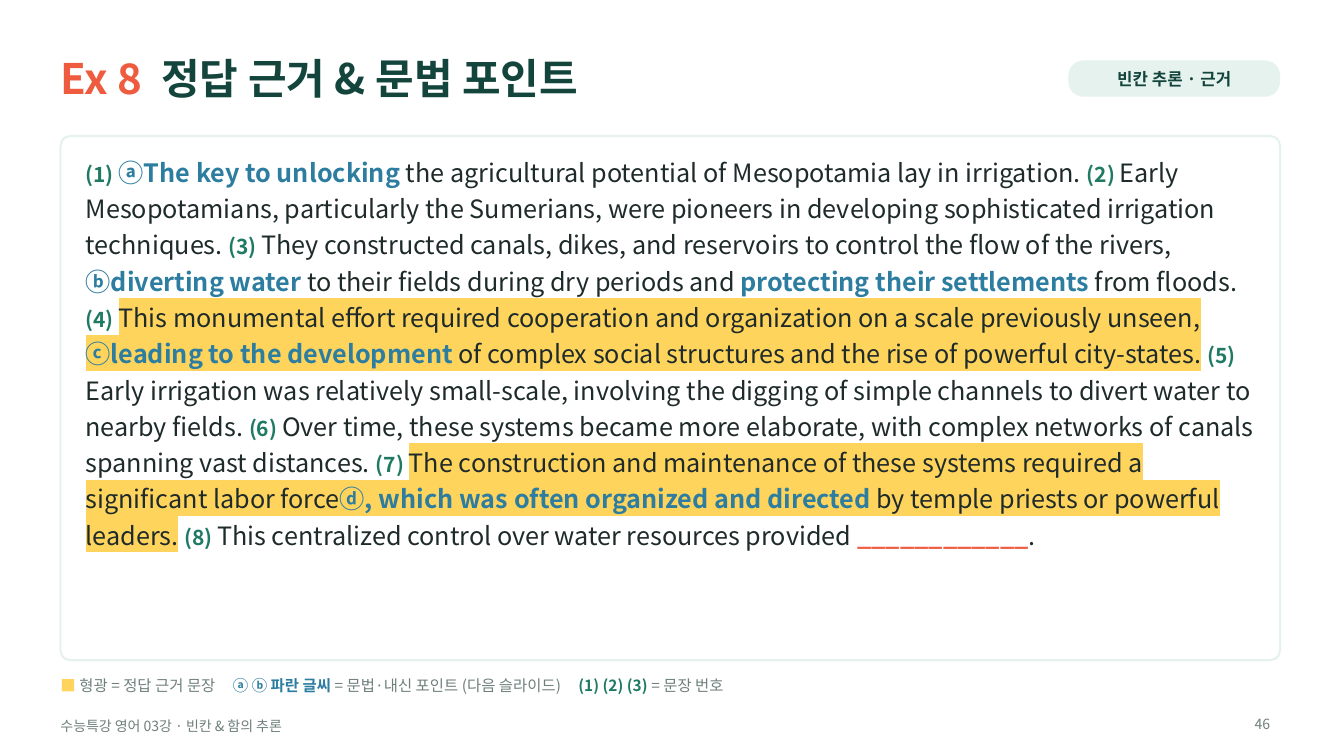
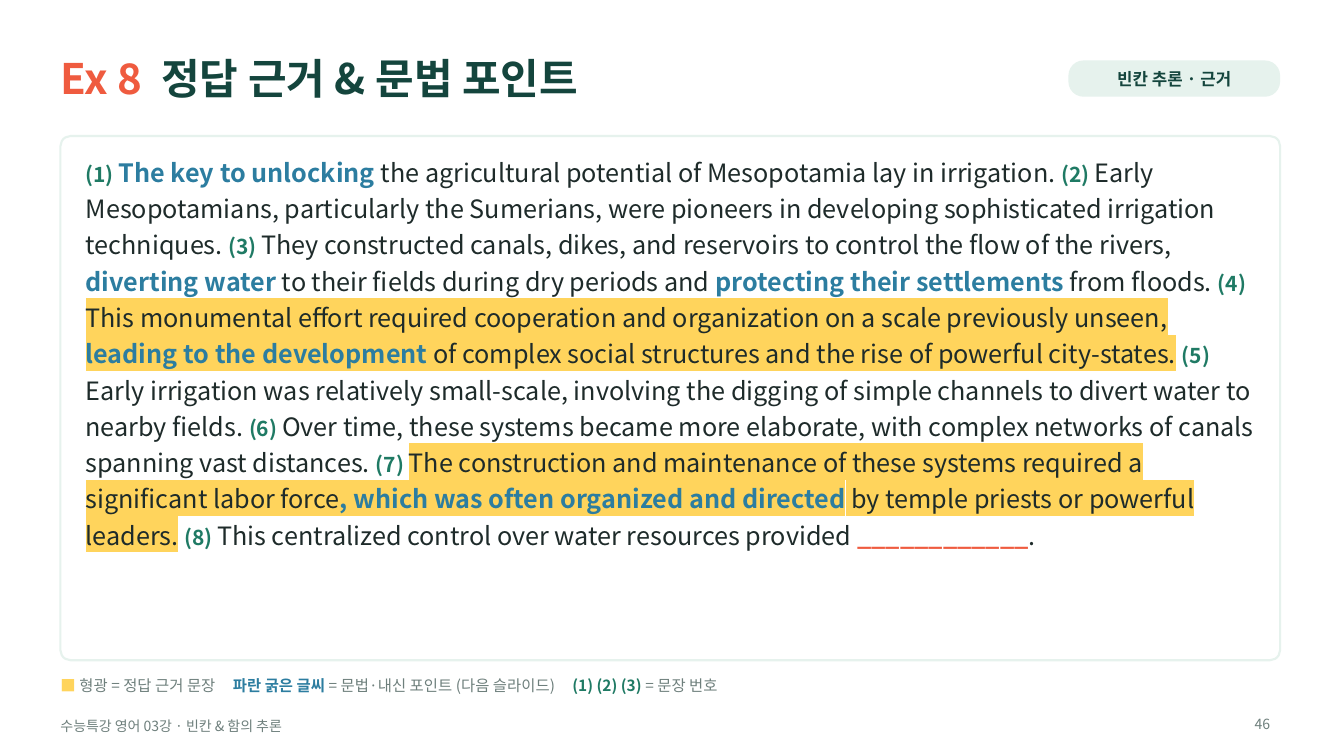
Before and after one commit to HUFSDavid/HUFSDavid, a slide deck: slide 46 of 수능특강_영어_03강_수업PPT.pptx. Drawn at 1344x756 pixels with LibreOffice and Linux fonts; fonts in the diff are those of the drawing. Boxes give left, top, right and bottom in pixels: in the first picture for what was removed or moved away, otherwise in the second. Text is boxed around its words. In the diff, an @@ line names an element or a change of style, - is before the commit and + after.

```diff
--- a/수능특강_영어_03강_수업PPT.pptx
+++ b/수능특강_영어_03강_수업PPT.pptx
@@ text at (86, 161, 1253, 551): text changed @@
-(1) ⓐThe key to unlocking the agricultural potential of Mesopotamia lay in irrigation. (2) Early Mesopotamians, particularly the Sumerians, were pioneers in developing sophisticated irrigation techniques. (3) They constructed canals, dikes, and reservoirs to control the flow of the rivers, ⓑdiverting water to their fields during dry periods and protecting their settlements from floods. (4) This monumental effort required cooperation and organization on a scale previously unseen, ⓒleading to the development of complex social structures and the rise of powerful city-states. (5) Early irrigation was relatively small-scale, involving the digging of simple channels to divert water to nearby fields. (6) Over time, these systems became more elaborate, with complex networks of canals spanning vast distances. (7) The construction and maintenance of these systems required a significant labor forceⓓ, which was often organized and directed by temple priests or powerful leaders. (8) This centralized control over water resources provided ____________.
+(1) The key to unlocking the agricultural potential of Mesopotamia lay in irrigation. (2) Early Mesopotamians, particularly the Sumerians, were pioneers in developing sophisticated irrigation techniques. (3) They constructed canals, dikes, and reservoirs to control the flow of the rivers, diverting water to their fields during dry periods and protecting their settlements from floods. (4) This monumental effort required cooperation and organization on a scale previously unseen, leading to the development of complex social structures and the rise of powerful city-states. (5) Early irrigation was relatively small-scale, involving the digging of simple channels to divert water to nearby fields. (6) Over time, these systems became more elaborate, with complex networks of canals spanning vast distances. (7) The construction and maintenance of these systems required a significant labor force, which was often organized and directed by temple priests or powerful leaders. (8) This centralized control over water resources provided ____________.
@@ text at (79, 678, 717, 694): text changed @@
-■ 형광 = 정답 근거 문장 ⓐ ⓑ 파란 글씨 = 문법·내신 포인트 (다음 슬라이드) (1) (2) (3) = 문장 번호
+■ 형광 = 정답 근거 문장 파란 굵은 글씨 = 문법·내신 포인트 (다음 슬라이드) (1) (2) (3) = 문장 번호
```
Also in this commit, not shown: 23 other slides changed.
